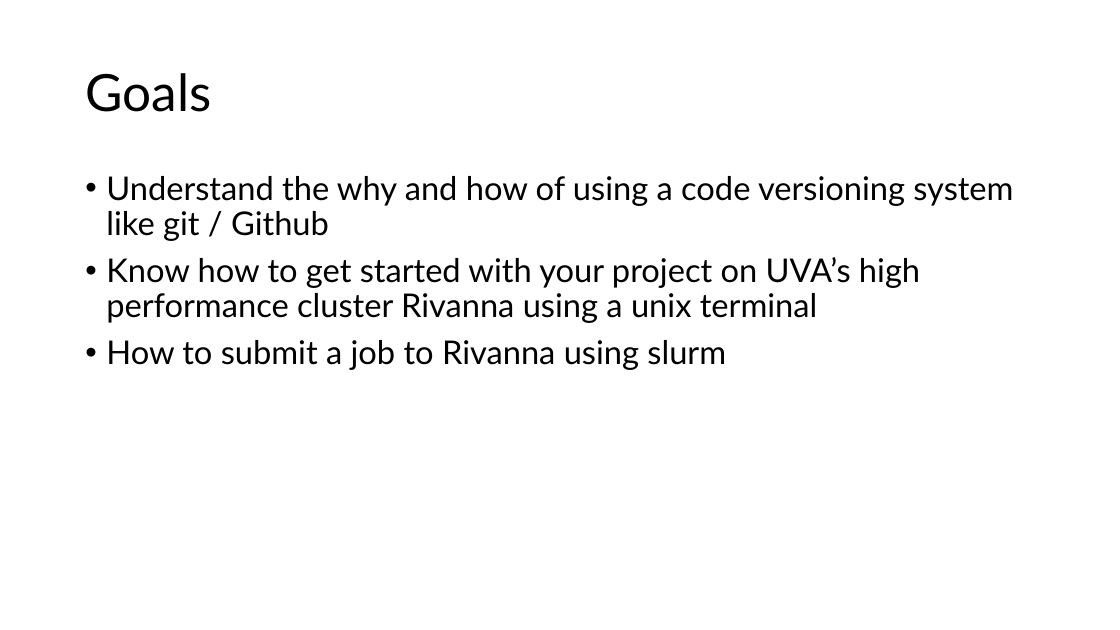
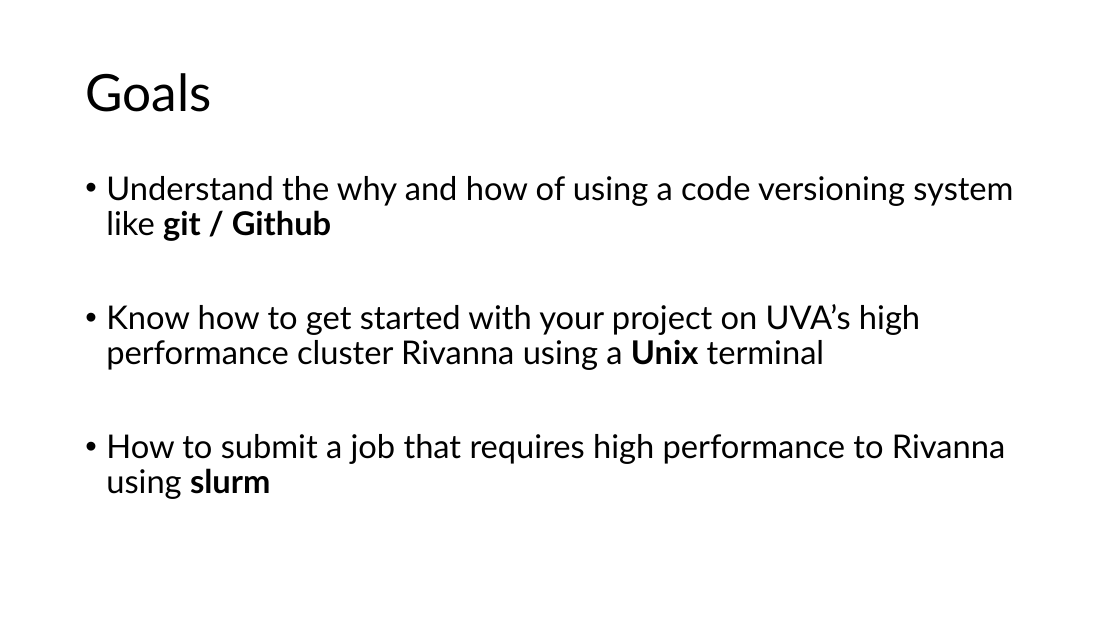
Before and after one commit to lawsonvt/rivanna_slurm_git_tutorial, a slide deck: slide 2 of tutorial_slides.pptx. Drawn at 1120x630 pixels with LibreOffice and Linux fonts; fonts in the diff are those of the drawing. Boxes give left, top, right and bottom in pixels: in the first picture for what was removed or moved away, otherwise in the second. Text is boxed around its words. In the diff, an @@ line names an element or a change of style, - is before the commit and + after.

Commit message:
Changed

```diff
--- a/tutorial_slides.pptx
+++ b/tutorial_slides.pptx
@@ text at [106,176,1013,241]: bold on in "git / Github" @@
@@ text at [106,304,1005,499]: text changed @@
-• Know how to get started with your project on UVA’s high performance cluster Rivanna using a unix terminal
-• How to submit a job to Rivanna using slurm
+• Know how to get started with your project on UVA’s high performance cluster Rivanna using a Unix terminal
+• How to submit a job that requires high performance to Rivanna using slurm
```
Also in this commit, not shown: 2 other slides changed, 6 slides added.
